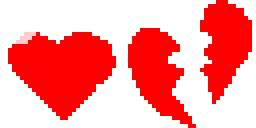
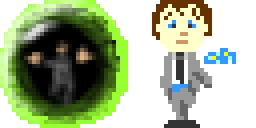
The second 256 x 128 image is a revision of the first. Changes to its layers:
hid "Layer 2" over (0, 0, 252, 128)
showed "Layer 1", painted on it over (0, 0, 236, 128)
